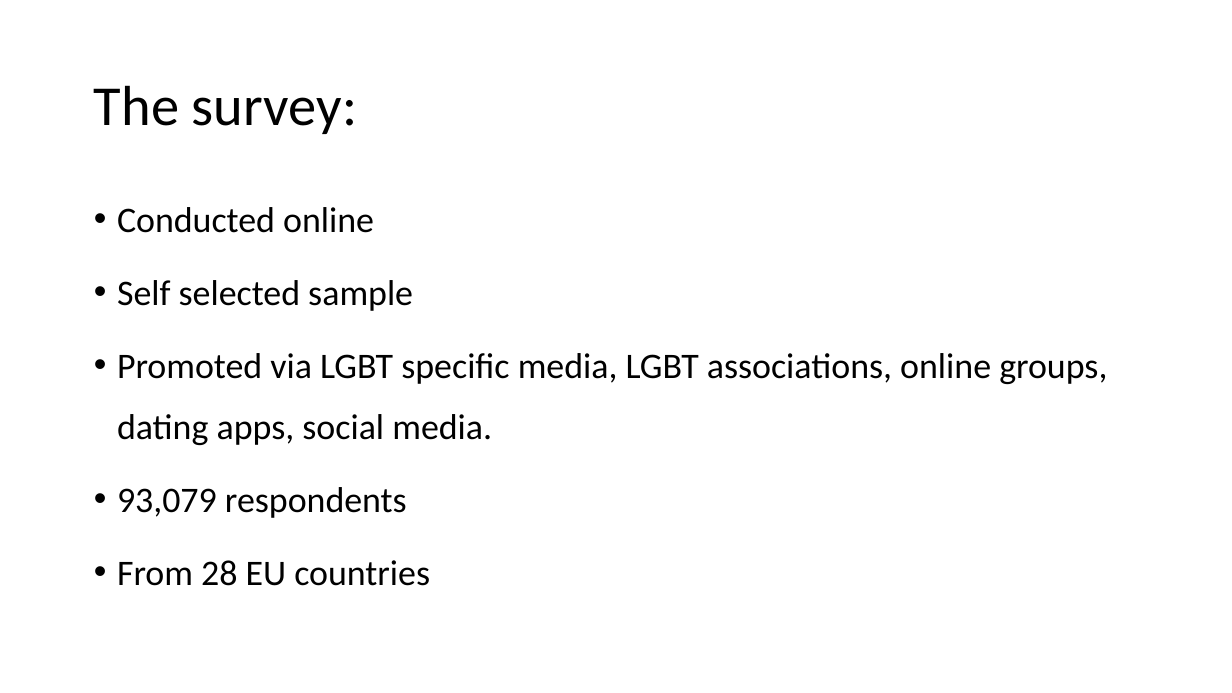
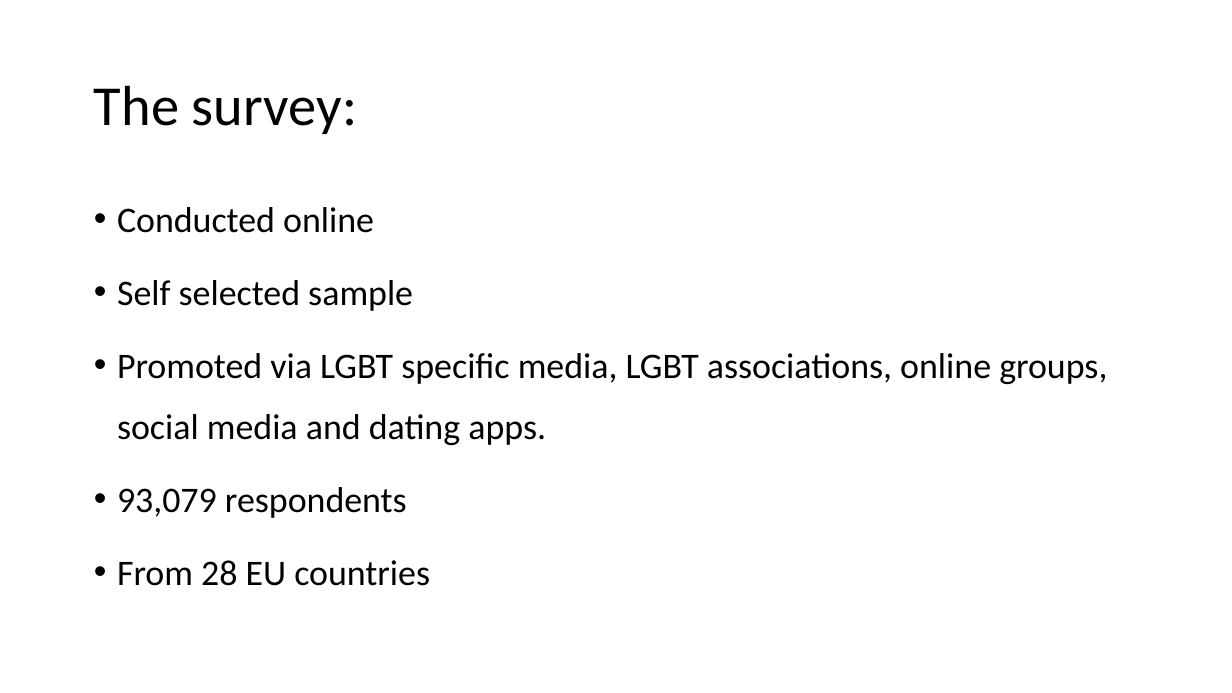
Before and after one commit to iamlex006/LexMidBootcampProj, a slide deck: slide 3 of QES Survey 20220210.pptx (slide 4 before the commit). Drawn at 1232x693 pixels with LibreOffice and Linux fonts; fonts in the diff are those of the drawing. Boxes give left, top, right and bottom in pixels: in the first picture for what was removed or moved away, otherwise in the second. Text is boxed around its words. In the diff, an @@ line names an element or a change of style, - is before the commit and + after.

```diff
--- a/QES Survey 20220210.pptx
+++ b/QES Survey 20220210.pptx
@@ text at <box>117,353,1107,445</box>: text changed @@
-• Promoted via LGBT specific media, LGBT associations, online groups, dating apps, social media.
+• Promoted via LGBT specific media, LGBT associations, online groups, social media and dating apps.
```
Also in this commit, not shown: 6 other slides changed, 3 slides removed, 2 other files.
